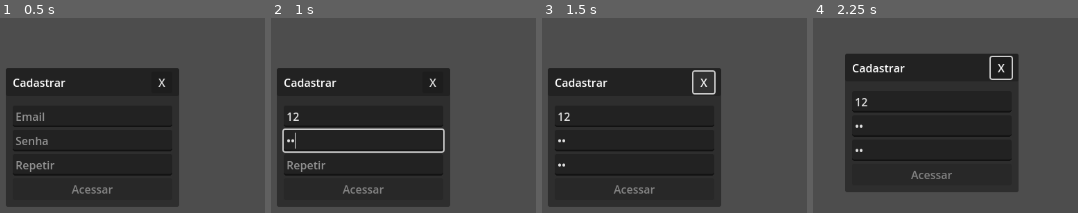
Above: before the commit, frames 1-4 (left to right).
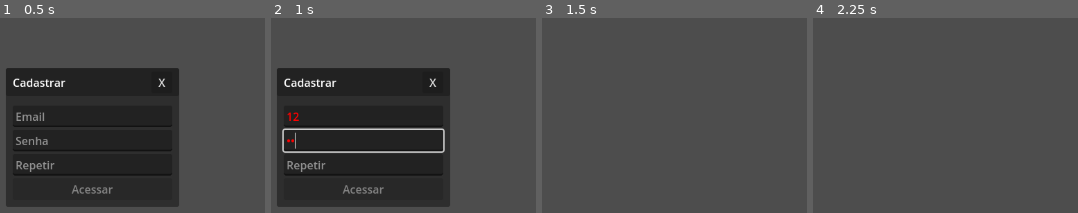
Above: after the commit, the same moments.

Repository: matheusoreis/GodoClient
Game: Godot game, scene res://scenes/ui/menu/create_account/create_account_ui.tscn
The game is run twice, just before and just after one commit, with the same random seed, the same clock (stepped at 60 frames per second) and the same inputs. The project has no main scene, so this scene is started directly.
Inputs (mouse positions are in pixels of both pictures, inside the frame that each line leads up to):
- Up to frame 1 (0.5 s): no input
- Up to frame 2 (1 s): click (363, 115) at 0.52 s; type "12" at 0.6 s; click (363, 140) at 0.75 s; type "12" at 0.83 s; click (363, 164) at 0.98 s
- Up to frame 3 (1.5 s): type "12" at 1.07 s; click "X" at 1.25 s
- Up to frame 4 (2.25 s): drag from (905, 82) to (985, 39) at 2.02 s

Frame 1 is identical in both runs. In frame 2, 0.2% of the frame differs, in the area x 6-11%, y 48-65%; in frame 3, 46%, in the area x 2-68%, y 25-97%; in frame 4, 46%.
Error after the commit: Cannot call method 'show' on a null value. (res://scenes/ui/menu/create_account/create_account_ui.gd:15)

Commit message:
CharList UI

Diff:
--- a/scenes/ui/menu/access_account/access_account_ui.gd
+++ b/scenes/ui/menu/access_account/access_account_ui.gd
@@ -16,9 +16,8 @@
 
 
 func _on_access_button_pressed() -> void:
-	pass
-	#var outgoing = AccessAccount.new(email_line.text, password_line.text)
-	#outgoing.send()
+	var outgoing = AccessAccount.new(email_line.text, password_line.text)
+	outgoing.send()
 
 
 func _on_email_line_text_changed(new_text: String) -> void:
--- /dev/null
+++ b/scenes/ui/menu/char_list/char_list_ui.gd
@@ -0,0 +1,68 @@
+class_name CharacterUi extends PanelContainer
+
+
+@export_category('Referências')
+@export var signin_ui: PanelContainer
+@export var character_container: HBoxContainer
+
+
+func update_character_panels(characters: Array, max_characters: int) -> void:
+	var slot_panel_res := preload("res://scenes/ui/menu/char_list/slot_panel.tscn") as PackedScene
+
+	for child in character_container.get_children():
+		character_container.remove_child(child)
+		child.queue_free()
+
+	for i in range(max_characters):
+		var panel_instance: Panel = slot_panel_res.instantiate() as Panel
+		character_container.add_child(panel_instance)
+
+		var character_content: VBoxContainer = panel_instance.get_node('ContentMargin/ContentVBox')
+		var new_button: Button = panel_instance.get_node('ContentMargin/NewButton')
+
+		if i < characters.size():
+			var character_data = characters[i]
+
+			var name_label: Label = panel_instance.get_node('ContentMargin/ContentVBox/NameLabel')
+			if name_label:
+				name_label.text = character_data["name"]
+
+			var play_button: Button = panel_instance.get_node('ContentMargin/ContentVBox/PlayButton')
+			if play_button:
+				play_button.pressed.connect(_on_play_button_pressed.bind(panel_instance, character_data["id"], character_data["map"]))
+
+			var delete_button: Button = panel_instance.get_node('ContentMargin/ContentVBox/DeleteButton')
+			if delete_button:
+				delete_button.pressed.connect(_on_delete_button_pressed.bind(panel_instance, character_data["id"]))
+
+			character_content.show()
+			new_button.hide()
+		else:
+			character_content.hide()
+			new_button.show()
+
+			if new_button:
+				new_button.pressed.connect(_on_new_button_pressed.bind(panel_instance, i))
+
+
+
+func _on_new_button_pressed(_panel: Panel, _index: int) -> void:
+	hide()
+	var create_char_tree := '/root/Main/Menu/NewCharacterUI'
+	var create_char_ui = get_tree().root.get_node(create_char_tree) as PanelContainer
+	create_char_ui.show()
+
+
+func _on_play_button_pressed(_panel: Panel, id: int, map: int) -> void:
+	var outgoing = SelectChar.new(id, map)
+	outgoing.send()
+
+
+func _on_delete_button_pressed(_panel: Panel, index: int,) -> void:
+	var outgoing = DeleteChar.new(index)
+	outgoing.send()
+
+
+func _on_close_button_pressed() -> void:
+	Multiplayer.websocket.disconnect_from_host()
+	get_tree().quit()
--- /dev/null
+++ b/scenes/ui/menu/char_list/char_list_ui.tscn
@@ -0,0 +1,66 @@
+[gd_scene load_steps=3 format=3 uid="uid://cg10364e05v16"]
+
+[ext_resource type="Script" path="res://scenes/ui/menu/char_list/char_list_ui.gd" id="1_yqe7k"]
+[ext_resource type="Script" path="res://scenes/ui/top_bar.gd" id="2_7hg5i"]
+
+[node name="ListCharacterUI" type="PanelContainer"]
+custom_minimum_size = Vector2(400, 170)
+anchors_preset = 8
+anchor_left = 0.5
+anchor_top = 0.5
+anchor_right = 0.5
+anchor_bottom = 0.5
+offset_left = -20.0
+offset_top = -20.0
+offset_right = 20.0
+offset_bottom = 20.0
+grow_horizontal = 2
+grow_vertical = 2
+script = ExtResource("1_yqe7k")
+
+[node name="LayoutVBox" type="VBoxContainer" parent="."]
+layout_mode = 2
+
+[node name="TopBar" type="Panel" parent="LayoutVBox"]
+custom_minimum_size = Vector2(0, 40)
+layout_mode = 2
+script = ExtResource("2_7hg5i")
+target_node = NodePath("../..")
+
+[node name="TopBarContentMargin" type="MarginContainer" parent="LayoutVBox/TopBar"]
+layout_mode = 1
+anchors_preset = 15
+anchor_right = 1.0
+anchor_bottom = 1.0
+grow_horizontal = 2
+grow_vertical = 2
+theme_override_constants/margin_left = 10
+theme_override_constants/margin_top = 5
+theme_override_constants/margin_right = 10
+theme_override_constants/margin_bottom = 5
+
+[node name="TopBarContentHBox" type="HBoxContainer" parent="LayoutVBox/TopBar/TopBarContentMargin"]
+layout_mode = 2
+
+[node name="TitleLabel" type="Label" parent="LayoutVBox/TopBar/TopBarContentMargin/TopBarContentHBox"]
+layout_mode = 2
+size_flags_horizontal = 3
+text = "Personagens"
+
+[node name="CloseButton" type="Button" parent="LayoutVBox/TopBar/TopBarContentMargin/TopBarContentHBox"]
+custom_minimum_size = Vector2(30, 0)
+layout_mode = 2
+text = "X"
+
+[node name="ContentMargin" type="MarginContainer" parent="LayoutVBox"]
+layout_mode = 2
+size_flags_vertical = 3
+theme_override_constants/margin_left = 10
+theme_override_constants/margin_top = 10
+theme_override_constants/margin_right = 10
+theme_override_constants/margin_bottom = 10
+
+[node name="ContentVBox" type="HBoxContainer" parent="LayoutVBox/ContentMargin"]
+layout_mode = 2
+
+[connection signal="pressed" from="LayoutVBox/TopBar/TopBarContentMargin/TopBarContentHBox/CloseButton" to="." method="_on_close_button_pressed"]
--- /dev/null
+++ b/scenes/ui/menu/char_list/slot_panel.tscn
@@ -0,0 +1,39 @@
+[gd_scene format=3 uid="uid://cqv7gdodyvc6c"]
+
+[node name="SlotPanel" type="Panel"]
+custom_minimum_size = Vector2(150, 0)
+
+[node name="ContentMargin" type="MarginContainer" parent="."]
+layout_mode = 1
+anchors_preset = 15
+anchor_right = 1.0
+anchor_bottom = 1.0
+grow_horizontal = 2
+grow_vertical = 2
+theme_override_constants/margin_left = 5
+theme_override_constants/margin_top = 5
+theme_override_constants/margin_right = 5
+theme_override_constants/margin_bottom = 5
+
+[node name="NewButton" type="Button" parent="ContentMargin"]
+layout_mode = 2
+text = "Novo"
+
+[node name="ContentVBox" type="VBoxContainer" parent="ContentMargin"]
+visible = false
+layout_mode = 2
+
+[node name="NameLabel" type="Label" parent="ContentMargin/ContentVBox"]
+layout_mode = 2
+text = "Nome do Char"
+horizontal_alignment = 1
+vertical_alignment = 1
+
+[node name="PlayButton" type="Button" parent="ContentMargin/ContentVBox"]
+layout_mode = 2
+text = "Jogar"
+
+[node name="DeleteButton" type="Button" parent="ContentMargin/ContentVBox"]
+layout_mode = 2
+text = "Apagar
+"
--- a/scenes/ui/menu/create_account/create_account_ui.gd
+++ b/scenes/ui/menu/create_account/create_account_ui.gd
@@ -11,53 +11,53 @@
 
 
 func _on_close_button_pressed() -> void:
-    hide()
-    signin_ui.show()
+	hide()
+	signin_ui.show()
 
 
 func _on_email_line_text_changed(new_text: String) -> void:
-    if _is_valid_email(new_text):
-        email_line.remove_theme_color_override("font_color")
-        access_button.disabled = false
-    else:
-        email_line.add_theme_color_override("font_color", Color.RED)
-        access_button.disabled = true
+	if _is_valid_email(new_text):
+		email_line.remove_theme_color_override("font_color")
+		access_button.disabled = false
+	else:
+		email_line.add_theme_color_override("font_color", Color.RED)
+		access_button.disabled = true
 
 
 func _on_password_line_text_changed(new_text: String) -> void:
-    if _is_valid_password(new_text):
-        password_line.remove_theme_color_override("font_color")
-        access_button.disabled = false
-    else:
-        password_line.add_theme_color_override("font_color", Color.RED)
-        access_button.disabled = true
+	if _is_valid_password(new_text):
+		password_line.remove_theme_color_override("font_color")
+		access_button.disabled = false
+	else:
+		password_line.add_theme_color_override("font_color", Color.RED)
+		access_button.disabled = true
 
 
 func _on_re_password_line_text_changed(new_text: String) -> void:
-    if _is_valid_password(new_text):
-        password_line.remove_theme_color_override("font_color")
-        access_button.disabled = false
-    else:
-        password_line.add_theme_color_override("font_color", Color.RED)
-        access_button.disabled = true
+	if _is_valid_password(new_text):
+		password_line.remove_theme_color_override("font_color")
+		access_button.disabled = false
+	else:
+		password_line.add_theme_color_override("font_color", Color.RED)
+		access_button.disabled = true
 
 
 func _on_access_button_pressed() -> void:
-    var alert := AlertUI.new()
+	var alert := AlertUI.new()
 
-    if password_line.text != re_password_line.text:
-        alert.show_alert(get_tree(), AlertUI.AlertType.INFO, 'Passwords must be the same!')
-        return
+	if password_line.text != re_password_line.text:
+		alert.show_alert(get_tree(), 'Passwords must be the same!')
+		return
 
-    var outgoing = CreateAccount.new(email_line.text, password_line.text)
-    outgoing.send()
+	var outgoing = CreateAccount.new(email_line.text, password_line.text)
+	outgoing.send()
 
 
 func _is_valid_email(email: String) -> bool:
-    var email_regex = RegEx.new()
-    email_regex.compile(r"^[a-zA-Z0-9._%+-]+@[a-zA-Z0-9.-]+\.[a-zA-Z]{2,}$")
-    return email_regex.search(email) != null
+	var email_regex = RegEx.new()
+	email_regex.compile(r"^[a-zA-Z0-9._%+-]+@[a-zA-Z0-9.-]+\.[a-zA-Z]{2,}$")
+	return email_regex.search(email) != null
 
 
 func _is_valid_password(password: String) -> bool:
-    return password.length() >= 3
+	return password.length() >= 3
--- a/scenes/ui/menu/create_account/create_account_ui.tscn
+++ b/scenes/ui/menu/create_account/create_account_ui.tscn
@@ -1,6 +1,6 @@
-[gd_scene load_steps=3 format=3 uid="uid://dapvlaujlukjy"]
+[gd_scene load_steps=3 format=3 uid="uid://dvkpksmeiyjyi"]
 
-[ext_resource type="Script" path="res://scenes/ui/create_account/create_account_ui.gd" id="1_7g11b"]
+[ext_resource type="Script" path="res://scenes/ui/menu/create_account/create_account_ui.gd" id="1_y0eyu"]
 [ext_resource type="Script" path="res://scenes/ui/top_bar.gd" id="2_u4kuf"]
 
 [node name="CreateAccountUI" type="PanelContainer" node_paths=PackedStringArray("email_line", "password_line", "re_password_line", "access_button")]
@@ -16,7 +16,7 @@
 offset_bottom = 20.0
 grow_horizontal = 2
 grow_vertical = 2
-script = ExtResource("1_7g11b")
+script = ExtResource("1_y0eyu")
 email_line = NodePath("LayoutVBox/ContentMargin/ContentVBox/EmailLine")
 password_line = NodePath("LayoutVBox/ContentMargin/ContentVBox/PasswordLine")
 re_password_line = NodePath("LayoutVBox/ContentMargin/ContentVBox/RePasswordLine")
